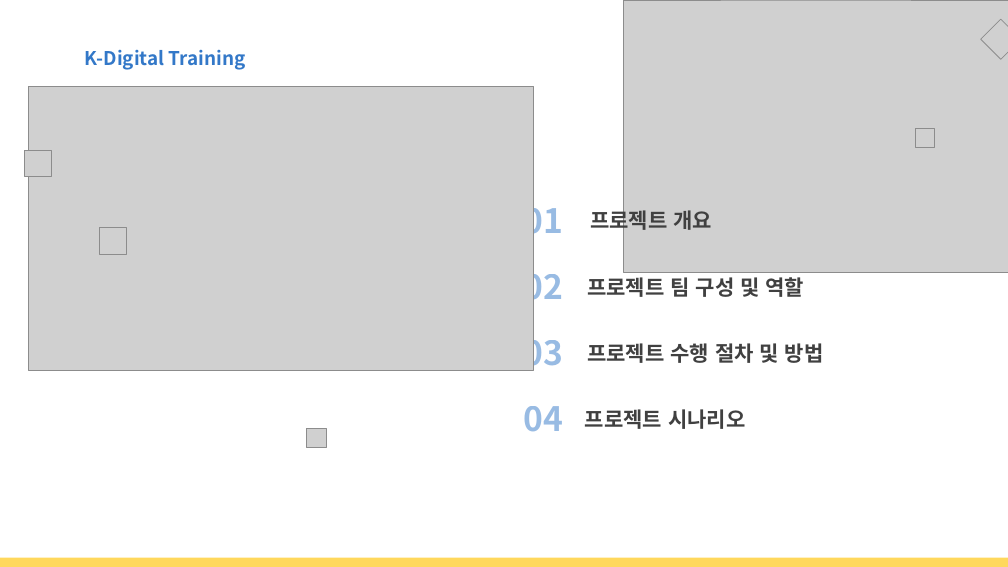
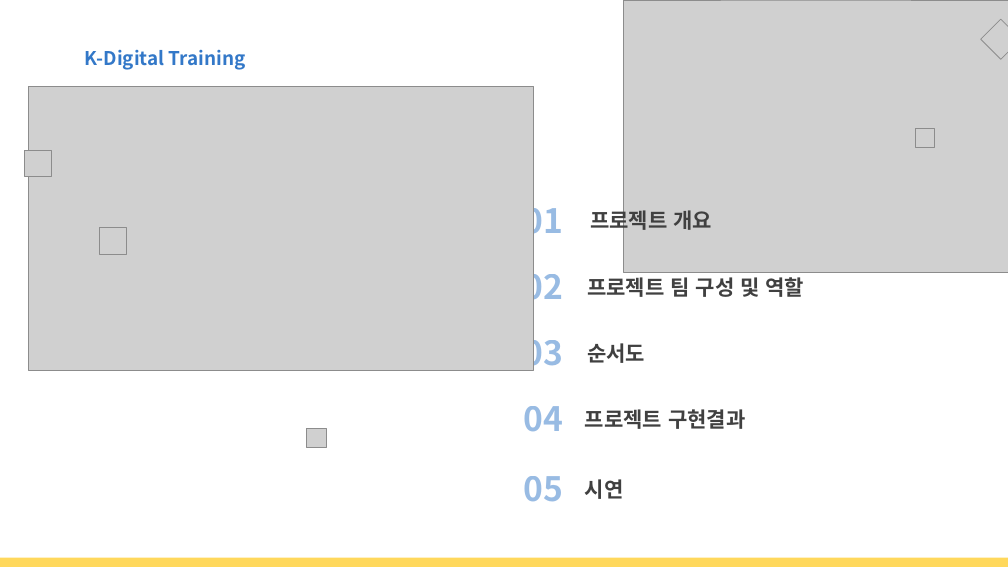
Before and after one commit to rudIsland/KDT_Project_1, a slide deck: slide 2 of 보고서/PPT/결과보고서_6조(벽돌깨기게임).pptx. Drawn at 1008x567 pixels with LibreOffice and Linux fonts; fonts in the diff are those of the drawing; grey boxes stand for pictures; background and template pictures are left out. Boxes give left, top, right and bottom in pixels: in the first picture for what was removed or moved away, otherwise in the second. Text is boxed around its words. In the diff, an @@ line names an element or a change of style, - is before the commit and + after.

Commit message:
ppt 1차 완성
순서도 및 게임화면사진 수정

```diff
--- a/보고서/PPT/결과보고서_6조(벽돌깨기게임).pptx
+++ b/보고서/PPT/결과보고서_6조(벽돌깨기게임).pptx
@@ text at (587, 343, 645, 363): text changed @@
-프로젝트 수행 절차 및 방법
+순서도
@@ text at (585, 409, 745, 429): text changed @@
-프로젝트 시나리오
+프로젝트 구현결과
@@ text added at (523, 476, 563, 502), 32 pt, text #3378C8 at 50% opacity, bold @@
+05
@@ text added at (585, 479, 624, 499), 20 pt, text #404040, bold @@
+시연
```
Also in this commit, not shown: 8 other slides changed, 2 slides added, 1 other file.
